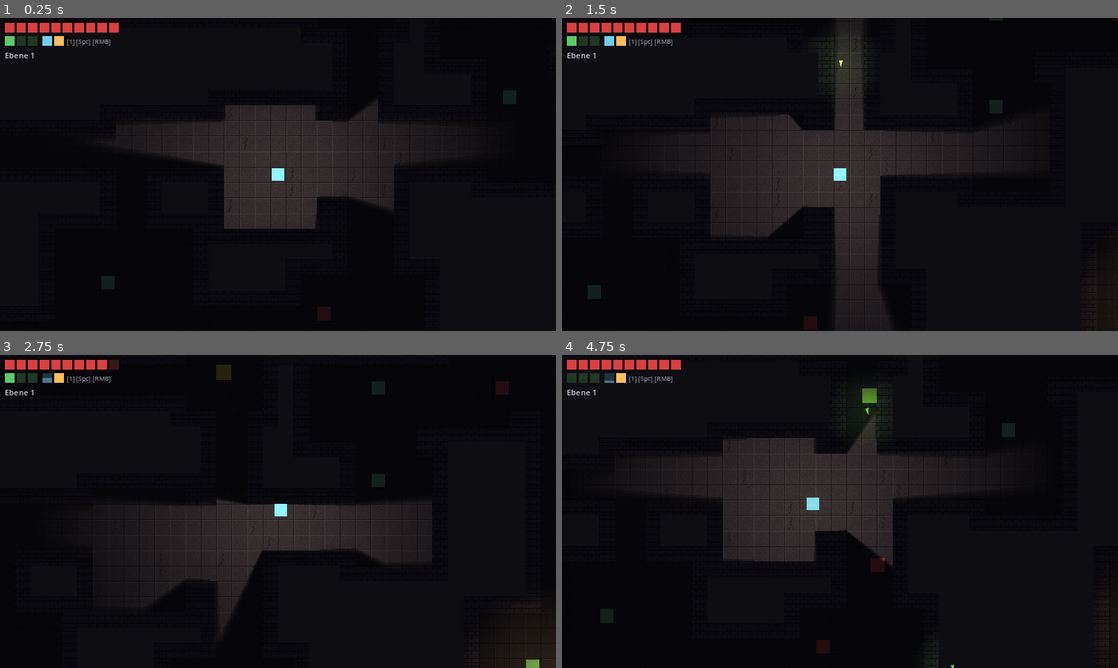
Above: before the commit, frames 1-4 (two rows, left to right).
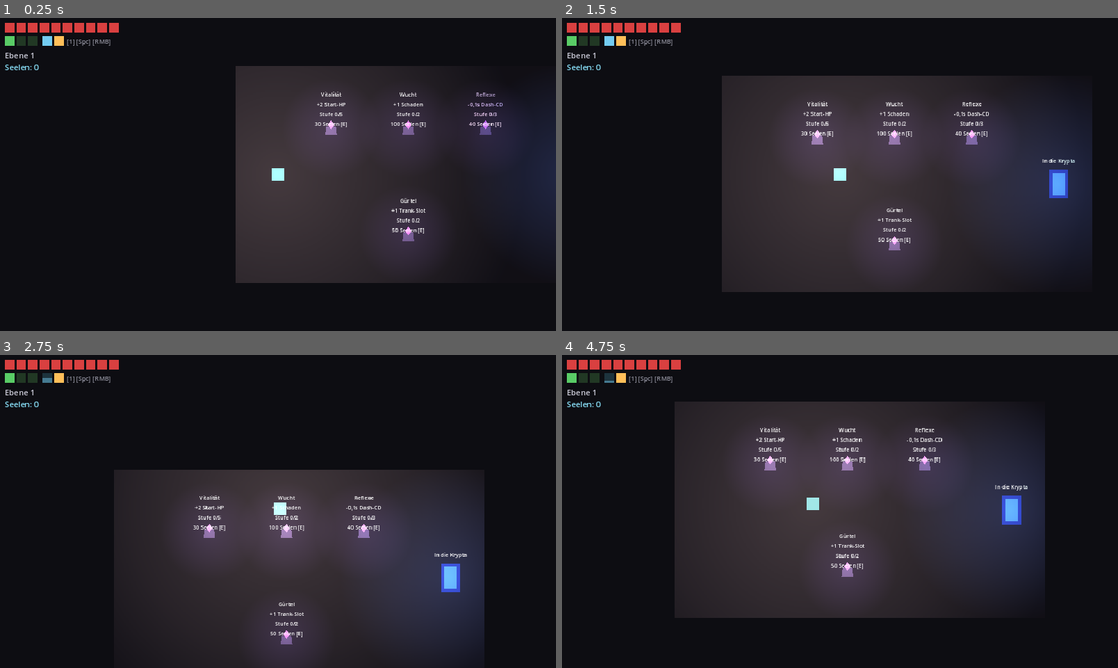
Above: after the commit, the same moments.

Repository: MatthiasM86/crypt-crawl
Game: Godot game, scene res://scenes/hub/hub.tscn
Same seed, same stepped clock (60 frames per second), same inputs: the game is played once before the commit and once after it. Before the commit the project starts from res://scenes/levels/generated_level.tscn.
Inputs (mouse positions are in pixels of both pictures, inside the frame that each line leads up to):
- Up to frame 1 (0.25 s): no input
- Up to frame 2 (1.5 s): tap Enter at 0.5 s; move the mouse to (962, 158) at 0.52 s; hold Space (dash) 0.53-1.28 s; tap 1 (potion) at 0.8, 1.35 s; move the mouse to (728, 190) at 1.27 s
- Up to frame 3 (2.75 s): tap E (interact, bound only after the commit) at 1.55 s; move the mouse to (333, 442) at 2.02 s; hold E (interact, bound only after the commit) from 2.03 s (still down); tap Space (dash) at 2.3 s
- Up to frame 4 (4.75 s): move the mouse to (812, 574) at 2.77 s; release E (interact, bound only after the commit) at 2.78 s; click (812, 574) at 2.85 s; tap 1 (potion) at 3.05, 4.35 s; move the mouse to (1006, 558) at 3.52 s; hold Space (dash) 3.53-4.28 s; tap E (interact, bound only after the commit) at 3.8 s; move the mouse to (673, 464) at 4.27 s; tap Space (dash) at 4.55 s

The runs differ from the first frame. In frame 1, 26% of the frame differs, in the area x 0-100%, y 14-85%; in frame 2, 33%; in frame 3, 32%; in frame 4, 35%, in the area x 0-99%, y 5-100%.

Commit message:
Add meta-progression: souls, save file, and hub with upgrade shrines
Slain enemies release soul wisps (2/3 souls, +1 per 3 floors) that
home to the player and bank immediately; souls and upgrade levels
persist in user://save.cfg across deaths and restarts. New hub scene
is home base: death returns there, a portal starts fresh runs, and
four shrines sell permanent upgrades via the new interact key E --
Vitalitaet (+2 start HP, 5 levels), Wucht (+1 damage), Reflexe
(-0.1s dash CD), Guertel (+1 potion slot). Player stats become
upgrade-applied vars; HUD adapts and shows the soul count.

Co-Authored-By: Claude Fable 5 <noreply@anthropic.com>

Diff:
--- a/autoloads/game_manager.gd
+++ b/autoloads/game_manager.gd
@@ -1,19 +1,72 @@
 extends Node
-## Global run-state singleton (autoload): floor counter, death -> restart,
-## floor -> floor transitions. HP carries between floors via carry_hp
-## (-1 = fresh run); the heal potion refills every floor.
+## Global run/meta-state singleton (autoload): floor counter, death/floor
+## transitions, and persistent meta-progression (souls + permanent upgrades,
+## saved to user://save.cfg). The hub scene is home base: runs start via
+## start_run() from the hub portal and end back in the hub on death.
 
 const RESTART_DELAY := 0.9
+const SAVE_PATH := "user://save.cfg"
+const HUB_SCENE := "res://scenes/hub/hub.tscn"
+const RUN_SCENE := "res://scenes/levels/generated_level.tscn"
+
+## Permanent upgrades: player._ready() applies levels to its stat vars,
+## shrine.gd renders labels/costs from these defs.
+const UPGRADE_DEFS := {
+	"vitality": {"label": "Vitalität", "effect": "+2 Start-HP", "costs": [30, 60, 90, 120, 150]},
+	"might": {"label": "Wucht", "effect": "+1 Schaden", "costs": [100, 250]},
+	"reflexes": {"label": "Reflexe", "effect": "-0,1s Dash-CD", "costs": [40, 80, 120]},
+	"belt": {"label": "Gürtel", "effect": "+1 Trank-Slot", "costs": [50, 150]},
+}
 
 var floor_num := 1
 var carry_hp := -1
 var carry_potions := 1
+var souls := 0
+var upgrades := {"vitality": 0, "might": 0, "reflexes": 0, "belt": 0}
+
+
+func _ready() -> void:
+	_load()
+
+
+func add_souls(amount: int) -> void:
+	souls += amount
+
+
+func upgrade_level(id: String) -> int:
+	return upgrades[id]
+
+
+func upgrade_cost(id: String) -> int:
+	## Cost of the next level, or -1 when maxed out.
+	var costs: Array = UPGRADE_DEFS[id]["costs"]
+	var level: int = upgrades[id]
+	return -1 if level >= costs.size() else costs[level]
+
+
+func buy_upgrade(id: String) -> bool:
+	var cost := upgrade_cost(id)
+	if cost < 0 or souls < cost:
+		return false
+	souls -= cost
+	upgrades[id] += 1
+	_save()
+	return true
+
+
+func start_run() -> void:
+	floor_num = 1
+	carry_hp = -1
+	carry_potions = 1
+	_save()
+	get_tree().change_scene_to_file.call_deferred(RUN_SCENE)
 
 
 func next_floor(current_hp: int, current_potions: int) -> void:
 	floor_num += 1
 	carry_hp = current_hp
 	carry_potions = current_potions
+	_save()
 	# Deferred: callers include Area2D physics callbacks, where changing the
 	# scene mid-flush is an error.
 	get_tree().reload_current_scene.call_deferred()
@@ -23,5 +76,23 @@
 	floor_num = 1
 	carry_hp = -1
 	carry_potions = 1
+	_save()
 	await get_tree().create_timer(RESTART_DELAY).timeout
-	get_tree().reload_current_scene()
+	get_tree().change_scene_to_file.call_deferred(HUB_SCENE)
+
+
+func _save() -> void:
+	var cfg := ConfigFile.new()
+	cfg.set_value("meta", "souls", souls)
+	cfg.set_value("meta", "upgrades", upgrades)
+	cfg.save(SAVE_PATH)
+
+
+func _load() -> void:
+	var cfg := ConfigFile.new()
+	if cfg.load(SAVE_PATH) != OK:
+		return
+	souls = cfg.get_value("meta", "souls", 0)
+	var saved: Dictionary = cfg.get_value("meta", "upgrades", {})
+	for key in upgrades:
+		upgrades[key] = int(saved.get(key, 0))
--- a/project.godot
+++ b/project.godot
@@ -11,7 +11,7 @@
 [application]
 
 config/name="Crypt Crawl"
-run/main_scene="res://scenes/levels/generated_level.tscn"
+run/main_scene="res://scenes/hub/hub.tscn"
 config/features=PackedStringArray("4.3")
 
 [autoload]
@@ -49,6 +49,11 @@
 "events": [Object(InputEventMouseButton,"resource_local_to_scene":false,"resource_name":"","device":0,"window_id":0,"al …(252 unchanged characters)…
 ]
 }
+interact={
+"deadzone": 0.2,
+"events": [Object(InputEventKey,"resource_local_to_scene":false,"resource_name":"","device":-1,"window_id":0,"alt_pressed":false,"shift_pressed":false,"ctrl_pressed":false,"meta_pressed":false,"pressed":false,"keycode":0,"physical_keycode":69,"key_label":0,"unicode":101,"location":0,"echo":false,"script":null)
+]
+}
 
 [layer_names]
 
--- a/scenes/enemies/enemy.gd
+++ b/scenes/enemies/enemy.gd
@@ -16,6 +16,7 @@
 const WORLD_MASK := 1                            # LOS ray: walls/pillar only
 const POTION_DROP_CHANCE := 0.22
 const PICKUP_SCENE := preload("res://scenes/pickups/potion_pickup.tscn")
+const SOUL_SCENE := preload("res://scenes/pickups/soul_wisp.tscn")
 # ------------------------------------------------------------------------------
 
 # --- Archetype dials (variants override these in their .tscn) -----------------
@@ -27,6 +28,7 @@
 @export var attack_recover := 0.3
 @export var attack_cooldown := 1.1
 @export var attack_damage := 1
+@export var soul_value := 2         # meta-currency dropped on death
 @export var ai_enabled := true      # false = passive training dummy
 # ------------------------------------------------------------------------------
 
@@ -204,6 +206,10 @@
 		var drop := PICKUP_SCENE.instantiate()
 		drop.position = global_position  # before add_child: level sits at origin
 		get_parent().add_child(drop)
+	var wisp := SOUL_SCENE.instantiate()
+	wisp.value = soul_value
+	wisp.position = global_position
+	get_parent().add_child(wisp)
 	# Stop blocking movement/clicks immediately; can't free shapes mid-physics.
 	$CollisionShape2D.set_deferred("disabled", true)
 	$ClickArea/ClickShape.set_deferred("disabled", true)
--- a/scenes/enemies/ranged_enemy.tscn
+++ b/scenes/enemies/ranged_enemy.tscn
@@ -12,6 +12,7 @@
 attack_windup = 0.5
 attack_recover = 0.25
 attack_cooldown = 1.6
+soul_value = 3
 
 [node name="Visual" parent="."]
 color = Color(0.45, 0.8, 0.5, 1)
--- /dev/null
+++ b/scenes/hub/hub.gd
@@ -0,0 +1,7 @@
+extends Node2D
+## Home base between runs: four upgrade shrines and the run portal.
+## Same runtime navmesh bake flow as every other level.
+
+
+func _ready() -> void:
+	$NavigationRegion2D.bake_navigation_polygon(false)
--- /dev/null
+++ b/scenes/hub/hub.tscn
@@ -0,0 +1,72 @@
+[gd_scene format=3]
+
+[ext_resource type="Script" path="res://scenes/hub/hub.gd" id="1_hub"]
+[ext_resource type="PackedScene" path="res://scenes/player/player.tscn" id="2_player"]
+[ext_resource type="PackedScene" path="res://scenes/hub/shrine.tscn" id="3_shrine"]
+[ext_resource type="PackedScene" path="res://scenes/hub/run_portal.tscn" id="4_portal"]
+
+[sub_resource type="NavigationPolygon" id="NavigationPolygon_hub"]
+outlines = Array[PackedVector2Array]([PackedVector2Array(32, 32, 800, 32, 800, 480, 32, 480)])
+parsed_geometry_type = 1
+parsed_collision_mask = 1
+agent_radius = 16.0
+
+[sub_resource type="RectangleShape2D" id="RectangleShape2D_wall_h"]
+size = Vector2(832, 32)
+
+[sub_resource type="RectangleShape2D" id="RectangleShape2D_wall_v"]
+size = Vector2(32, 512)
+
+[node name="Hub" type="Node2D"]
+script = ExtResource("1_hub")
+
+[node name="Darkness" type="CanvasModulate" parent="."]
+color = Color(0.42, 0.4, 0.48, 1)
+
+[node name="Floor" type="Polygon2D" parent="."]
+color = Color(0.16, 0.15, 0.18, 1)
+polygon = PackedVector2Array(32, 32, 800, 32, 800, 480, 32, 480)
+
+[node name="NavigationRegion2D" type="NavigationRegion2D" parent="."]
+navigation_polygon = SubResource("NavigationPolygon_hub")
+
+[node name="Walls" type="StaticBody2D" parent="NavigationRegion2D"]
+collision_layer = 1
+collision_mask = 0
+
+[node name="WallTop" type="CollisionShape2D" parent="NavigationRegion2D/Walls"]
+position = Vector2(416, 16)
+shape = SubResource("RectangleShape2D_wall_h")
+
+[node name="WallBottom" type="CollisionShape2D" parent="NavigationRegion2D/Walls"]
+position = Vector2(416, 496)
+shape = SubResource("RectangleShape2D_wall_h")
+
+[node name="WallLeft" type="CollisionShape2D" parent="NavigationRegion2D/Walls"]
+position = Vector2(16, 256)
+shape = SubResource("RectangleShape2D_wall_v")
+
+[node name="WallRight" type="CollisionShape2D" parent="NavigationRegion2D/Walls"]
+position = Vector2(816, 256)
+shape = SubResource("RectangleShape2D_wall_v")
+
+[node name="Player" parent="." instance=ExtResource("2_player")]
+position = Vector2(120, 256)
+
+[node name="ShrineVitality" parent="." instance=ExtResource("3_shrine")]
+position = Vector2(230, 160)
+
+[node name="ShrineMight" parent="." instance=ExtResource("3_shrine")]
+position = Vector2(390, 160)
+upgrade_id = "might"
+
+[node name="ShrineReflexes" parent="." instance=ExtResource("3_shrine")]
+position = Vector2(550, 160)
+upgrade_id = "reflexes"
+
+[node name="ShrineBelt" parent="." instance=ExtResource("3_shrine")]
+position = Vector2(390, 380)
+upgrade_id = "belt"
+
+[node name="RunPortal" parent="." instance=ExtResource("4_portal")]
+position = Vector2(730, 256)
--- /dev/null
+++ b/scenes/hub/run_portal.gd
@@ -0,0 +1,15 @@
+extends Area2D
+## Hub portal: touching it starts a fresh run (GameManager.start_run()).
+
+var _used := false
+
+
+func _ready() -> void:
+	body_entered.connect(_on_body_entered)
+
+
+func _on_body_entered(_body: Node2D) -> void:
+	if _used:
+		return
+	_used = true
+	GameManager.start_run()
--- /dev/null
+++ b/scenes/hub/run_portal.tscn
@@ -0,0 +1,39 @@
+[gd_scene format=3]
+
+[ext_resource type="Script" path="res://scenes/hub/run_portal.gd" id="1_portal"]
+[ext_resource type="GradientTexture2D" path="res://assets/textures/radial_light.tres" id="2_light"]
+
+[sub_resource type="RectangleShape2D" id="RectangleShape2D_trigger"]
+size = Vector2(36, 52)
+
+[node name="RunPortal" type="Area2D"]
+collision_layer = 0
+collision_mask = 2
+monitorable = false
+script = ExtResource("1_portal")
+
+[node name="Frame" type="Polygon2D" parent="."]
+color = Color(0.2, 0.25, 0.5, 1)
+polygon = PackedVector2Array(-20, -30, 20, -30, 20, 30, -20, 30)
+
+[node name="Swirl" type="Polygon2D" parent="."]
+color = Color(0.35, 0.55, 1, 1)
+polygon = PackedVector2Array(-13, -23, 13, -23, 13, 23, -13, 23)
+
+[node name="CollisionShape2D" type="CollisionShape2D" parent="."]
+shape = SubResource("RectangleShape2D_trigger")
+
+[node name="Glow" type="PointLight2D" parent="."]
+color = Color(0.4, 0.6, 1, 1)
+energy = 1.1
+texture = ExtResource("2_light")
+texture_scale = 0.9
+
+[node name="Hint" type="Label" parent="."]
+offset_left = -60.0
+offset_top = -56.0
+offset_right = 60.0
+offset_bottom = -36.0
+horizontal_alignment = 1
+theme_override_font_sizes/font_size = 11
+text = "In die Krypta"
--- /dev/null
+++ b/scenes/hub/shrine.gd
@@ -0,0 +1,47 @@
+extends Area2D
+## Meta-upgrade shrine (hub): shows name/level/cost, press E while standing
+## in the area to spend souls. Which upgrade it sells is set per-instance
+## via upgrade_id (must match a key in GameManager.UPGRADE_DEFS).
+
+@export var upgrade_id := "vitality"
+
+var _player_near := false
+
+@onready var _label: Label = $Info
+
+
+func _ready() -> void:
+	body_entered.connect(_on_body_changed.bind(true))
+	body_exited.connect(_on_body_changed.bind(false))
+	_refresh()
+
+
+func _on_body_changed(_body: Node2D, entered: bool) -> void:
+	_player_near = entered
+	_refresh()
+
+
+func _unhandled_input(event: InputEvent) -> void:
+	if _player_near and event.is_action_pressed("interact"):
+		if GameManager.buy_upgrade(upgrade_id):
+			_flash()
+		_refresh()
+
+
+func _refresh() -> void:
+	var def: Dictionary = GameManager.UPGRADE_DEFS[upgrade_id]
+	var max_level: int = def["costs"].size()
+	var cost := GameManager.upgrade_cost(upgrade_id)
+	var text := "%s\n%s\nStufe %d/%d" % [
+			def["label"], def["effect"], GameManager.upgrade_level(upgrade_id), max_level]
+	if cost < 0:
+		text += "\nMAX"
+	else:
+		text += "\n%d Seelen [E]" % cost
+	_label.text = text
+
+
+func _flash() -> void:
+	modulate = Color(1.7, 1.7, 2.0)
+	var t := create_tween()
+	t.tween_property(self, "modulate", Color.WHITE, 0.35)
--- /dev/null
+++ b/scenes/hub/shrine.tscn
@@ -0,0 +1,38 @@
+[gd_scene format=3]
+
+[ext_resource type="Script" path="res://scenes/hub/shrine.gd" id="1_shrine"]
+[ext_resource type="GradientTexture2D" path="res://assets/textures/radial_light.tres" id="2_light"]
+
+[sub_resource type="CircleShape2D" id="CircleShape2D_area"]
+radius = 34.0
+
+[node name="Shrine" type="Area2D"]
+collision_layer = 0
+collision_mask = 2
+monitorable = false
+script = ExtResource("1_shrine")
+
+[node name="Pedestal" type="Polygon2D" parent="."]
+color = Color(0.32, 0.3, 0.38, 1)
+polygon = PackedVector2Array(-10, -4, 10, -4, 12, 14, -12, 14)
+
+[node name="Gem" type="Polygon2D" parent="."]
+color = Color(0.7, 0.45, 1, 1)
+polygon = PackedVector2Array(0, -16, 7, -7, 0, 2, -7, -7)
+
+[node name="Glow" type="PointLight2D" parent="."]
+color = Color(0.7, 0.5, 1, 1)
+energy = 0.7
+texture = ExtResource("2_light")
+texture_scale = 0.4
+
+[node name="CollisionShape2D" type="CollisionShape2D" parent="."]
+shape = SubResource("CircleShape2D_area")
+
+[node name="Info" type="Label" parent="."]
+offset_left = -80.0
+offset_top = -78.0
+offset_right = 80.0
+offset_bottom = -18.0
+horizontal_alignment = 1
+theme_override_font_sizes/font_size = 11
--- a/scenes/levels/level_generator.gd
+++ b/scenes/levels/level_generator.gd
@@ -246,6 +246,7 @@
 			# enemy's _ready() picks them up (hp = max_hp there).
 			enemy.max_hp += hp_bonus
 			enemy.move_speed += speed_bonus
+			enemy.soul_value += depth / 3  # deeper floors pay better
 			add_child(enemy)
 
 
--- /dev/null
+++ b/scenes/pickups/soul_wisp.gd
@@ -0,0 +1,43 @@
+extends Node2D
+## Soul pickup: bursts out of a slain enemy, then homes to the player and
+## banks its value in GameManager (souls persist across death via the save
+## file). Pure Node2D — no physics; collection is a distance check.
+
+const BURST_TIME := 0.3
+const BURST_DECEL := 300.0
+const HOME_SPEED := 520.0
+const HOME_ACCEL := 2400.0
+const COLLECT_DIST := 20.0
+const MAX_LIFE := 6.0   # failsafe: bank anyway so souls never get lost
+
+var value := 2
+
+var _age := 0.0
+var _vel := Vector2.ZERO
+var _player: Node2D
+
+
+func _ready() -> void:
+	_player = get_tree().get_first_node_in_group("player") as Node2D
+	_vel = Vector2.from_angle(randf() * TAU) * randf_range(60.0, 140.0)
+
+
+func _process(delta: float) -> void:
+	_age += delta
+	if _age > MAX_LIFE:
+		_collect()
+		return
+	if _age < BURST_TIME or _player == null or not is_instance_valid(_player):
+		position += _vel * delta
+		_vel = _vel.move_toward(Vector2.ZERO, BURST_DECEL * delta)
+		return
+	var dir := global_position.direction_to(_player.global_position)
+	_vel = _vel.move_toward(dir * HOME_SPEED, HOME_ACCEL * delta)
+	position += _vel * delta
+	if global_position.distance_to(_player.global_position) < COLLECT_DIST:
+		_collect()
+
+
+func _collect() -> void:
+	GameManager.add_souls(value)
+	queue_free()
--- /dev/null
+++ b/scenes/pickups/soul_wisp.tscn
@@ -0,0 +1,17 @@
+[gd_scene format=3]
+
+[ext_resource type="Script" path="res://scenes/pickups/soul_wisp.gd" id="1_wisp"]
+[ext_resource type="GradientTexture2D" path="res://assets/textures/radial_light.tres" id="2_light"]
+
+[node name="SoulWisp" type="Node2D"]
+script = ExtResource("1_wisp")
+
+[node name="Visual" type="Polygon2D" parent="."]
+color = Color(0.55, 0.9, 1, 1)
+polygon = PackedVector2Array(0, -5, 4, 0, 0, 5, -4, 0)
+
+[node name="Glow" type="PointLight2D" parent="."]
+color = Color(0.5, 0.85, 1, 1)
+energy = 0.45
+texture = ExtResource("2_light")
+texture_scale = 0.18
--- a/scenes/player/hud.gd
+++ b/scenes/player/hud.gd
@@ -12,23 +12,26 @@
 
 
 func _draw() -> void:
-	var max_hp: int = _player.MAX_HP
+	var max_hp: int = _player.max_hp
 	var hp: int = _player.hp
 	for i in max_hp:
 		var color := Color(0.85, 0.25, 0.25) if i < hp else Color(0.22, 0.1, 0.1)
 		draw_rect(Rect2(10 + i * 24, 10, 20, 20), color)
 	# Ability row: potion belt [1/Q], dash [Space/Shift], slam [RMB]
-	for i in _player.POTION_MAX:
+	var belt: int = _player.potion_max
+	for i in belt:
 		var potion_color := Color(0.35, 0.8, 0.4) if i < _player.potion_charges else Color(0.13, 0.22, 0.14)
 		draw_rect(Rect2(10 + i * 24, 38, 20, 20), potion_color)
-	_draw_cooldown_square(Vector2(88, 38), Color(0.45, 0.8, 0.95),
-			_player.dash_cooldown_left, _player.DASH_COOLDOWN)
-	_draw_cooldown_square(Vector2(112, 38), Color(1.0, 0.75, 0.35),
+	_draw_cooldown_square(Vector2(16 + belt * 24, 38), Color(0.45, 0.8, 0.95),
+			_player.dash_cooldown_left, _player.dash_cooldown)
+	_draw_cooldown_square(Vector2(40 + belt * 24, 38), Color(1.0, 0.75, 0.35),
 			_player.skill_cooldown_left, _player.SLAM_COOLDOWN)
-	draw_string(ThemeDB.fallback_font, Vector2(138, 54), "[1] [Spc] [RMB]",
+	draw_string(ThemeDB.fallback_font, Vector2(66 + belt * 24, 54), "[1] [Spc] [RMB]",
 			HORIZONTAL_ALIGNMENT_LEFT, -1, 13, Color(0.55, 0.55, 0.6))
 	draw_string(ThemeDB.fallback_font, Vector2(10, 84), "Ebene %d" % GameManager.floor_num,
 			HORIZONTAL_ALIGNMENT_LEFT, -1, 16, Color(0.8, 0.8, 0.85))
+	draw_string(ThemeDB.fallback_font, Vector2(10, 108), "Seelen: %d" % GameManager.souls,
+			HORIZONTAL_ALIGNMENT_LEFT, -1, 16, Color(0.55, 0.9, 1.0))
 
 
 func _draw_cooldown_square(pos: Vector2, ready_color: Color, left: float, total: float) -> void:
--- a/scenes/player/player.gd
+++ b/scenes/player/player.gd
@@ -43,6 +43,12 @@
 var hp: int
 var potion_charges := 1
 var dead := false
+# Effective stats = base const + permanent meta-upgrades (set in _ready).
+var max_hp := MAX_HP
+var attack_damage := ATTACK_DAMAGE
+var slam_damage := SLAM_DAMAGE
+var dash_cooldown := DASH_COOLDOWN
+var potion_max := POTION_MAX
 var dash_cooldown_left := 0.0    # public: HUD reads these
 var skill_cooldown_left := 0.0
 var _click_held := false
@@ -68,17 +74,23 @@
 
 
 func _ready() -> void:
+	# Permanent meta-upgrades from the hub shrines.
+	max_hp = MAX_HP + 2 * GameManager.upgrades["vitality"]
+	attack_damage = ATTACK_DAMAGE + GameManager.upgrades["might"]
+	slam_damage = SLAM_DAMAGE + GameManager.upgrades["might"]
+	dash_cooldown = DASH_COOLDOWN - 0.1 * GameManager.upgrades["reflexes"]
+	potion_max = POTION_MAX + GameManager.upgrades["belt"]
 	# HP and potion belt carry across floor transitions; -1 marks a fresh run.
 	if GameManager.carry_hp > 0:
 		hp = GameManager.carry_hp
 		potion_charges = GameManager.carry_potions
 	else:
-		hp = MAX_HP
+		hp = max_hp
 		potion_charges = 1
 
 
 func add_potion() -> bool:
-	if potion_charges >= POTION_MAX:
+	if potion_charges >= potion_max:
 		return false
 	potion_charges += 1
 	return true
@@ -135,7 +147,7 @@
 	_dash_dir = dir.normalized()
 	state = State.DASH
 	_dash_time_left = DASH_TIME
-	dash_cooldown_left = DASH_COOLDOWN
+	dash_cooldown_left = dash_cooldown
 	_invuln_left = maxf(_invuln_left, DASH_TIME + 0.05)
 	collision_mask = 1
 	_weapon.visible = false
@@ -189,7 +201,7 @@
 	for hit in get_world_2d().direct_space_state.intersect_shape(params, 16):
 		var body: Node = hit.collider
 		if body.has_method("take_damage") and not body.get("dead"):
-			body.take_damage(SLAM_DAMAGE, global_position, SLAM_KNOCKBACK)
+			body.take_damage(slam_damage, global_position, SLAM_KNOCKBACK)
 
 
 func _spawn_slam_ring() -> void:
@@ -285,7 +297,7 @@
 	var killed := false
 	for body in _hitbox.get_overlapping_bodies():
 		if body.has_method("take_damage") and not body.get("dead"):
-			body.take_damage(ATTACK_DAMAGE, global_position)
+			body.take_damage(attack_damage, global_position)
 			landed = true
 			if body.get("dead"):
 				killed = true
@@ -311,10 +323,10 @@
 
 
 func _drink_potion() -> void:
-	if dead or potion_charges <= 0 or hp >= MAX_HP:
+	if dead or potion_charges <= 0 or hp >= max_hp:
 		return
 	potion_charges -= 1
-	hp = mini(hp + POTION_HEAL, MAX_HP)
+	hp = mini(hp + POTION_HEAL, max_hp)
 	_visual.modulate = Color(0.55, 1.25, 0.6, _visual.modulate.a)
 	var t := create_tween()
 	t.tween_property(_visual, "modulate", Color(1, 1, 1, _visual.modulate.a), 0.4)
Not shown, added: scenes/hub/hub.gd.uid
Not shown, added: scenes/hub/run_portal.gd.uid
Not shown, added: scenes/hub/shrine.gd.uid
Not shown, added: scenes/pickups/soul_wisp.gd.uid
